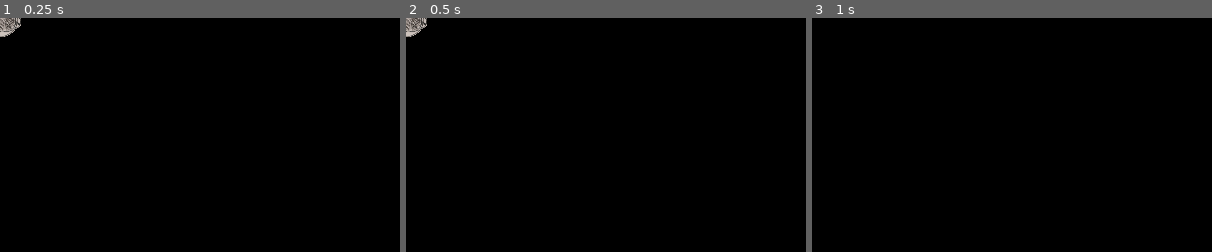
Above: before the commit, frames 1-3 (left to right).
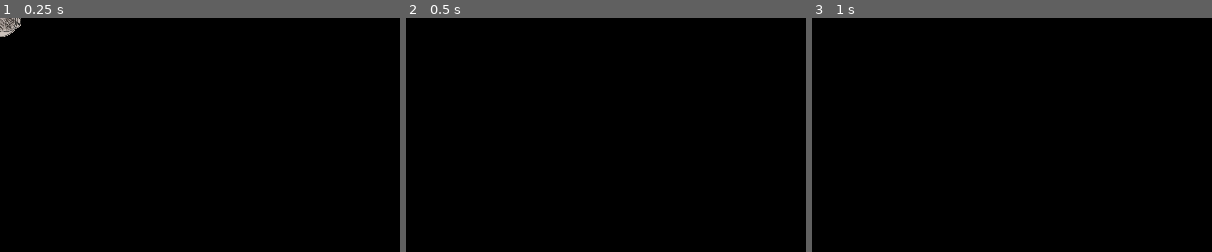
Above: after the commit, the same moments.

Repository: JeppeLindberg/Picnic
Game: Godot game, scene res://Assets/Tounge.tscn
Same seed, same stepped clock (60 frames per second), same inputs: the game is played once before the commit and once after it. This scene is started directly instead of the project's main scene.
Inputs (mouse positions are % of the whole screen's width and height, from its top left):
- Up to frame 1 (0.25 s): no input
- Up to frame 2 (0.5 s): no input
- Up to frame 3 (1 s): move the mouse to (72, 45) at 0.52 s; click (72, 45) at 0.67 s
The pictures show only the part of the screen within x 0-50%, y 0-50%; the shares and areas given below are measured in that part.

Frame 1 is identical in both runs. In frame 2, 0.3% of the frame differs, in the area x 0-6%, y 0-9%; in frame 3, nothing differs.

Commit message:
Fix tounge cooldown

Diff:
--- a/Scripts/Tounge.gd
+++ b/Scripts/Tounge.gd
@@ -9,7 +9,7 @@
 	_spawn_time = OS.get_ticks_msec()
 
 func _process(delta):
-	if (OS.get_ticks_msec() - _spawn_time)/1000 > 0.15:
+	if (OS.get_ticks_msec() - _spawn_time)/1000.0 > 0.35:
 		self.queue_free()
 
 func collide():
